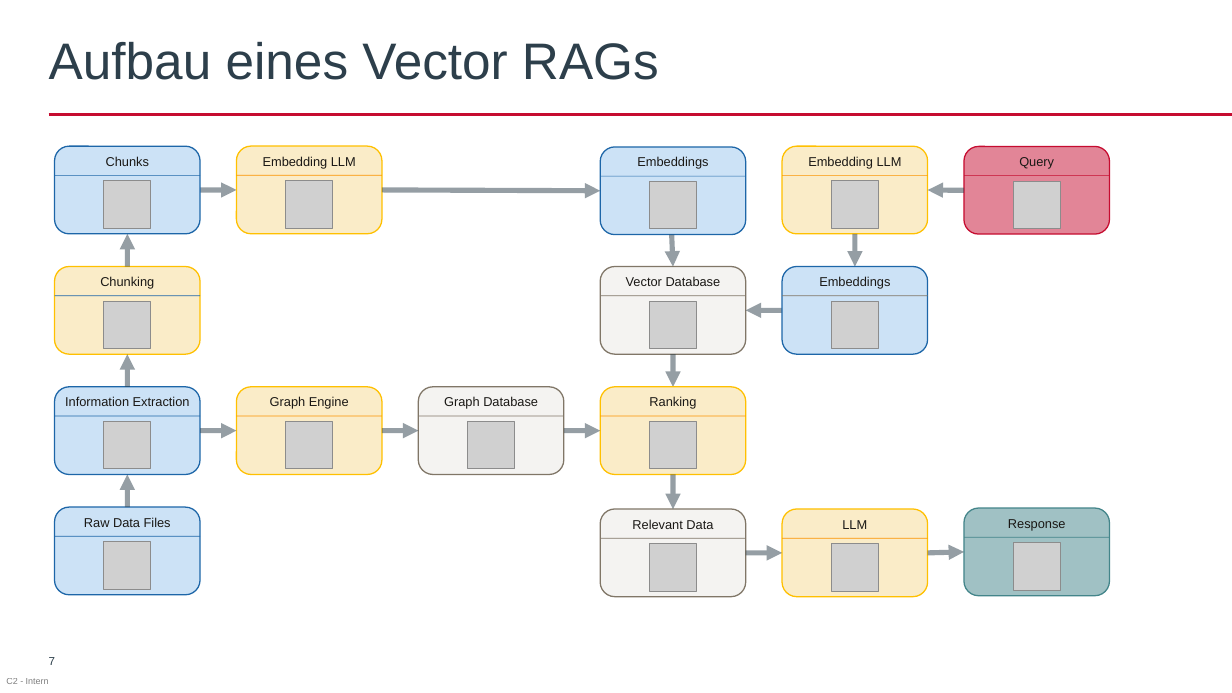
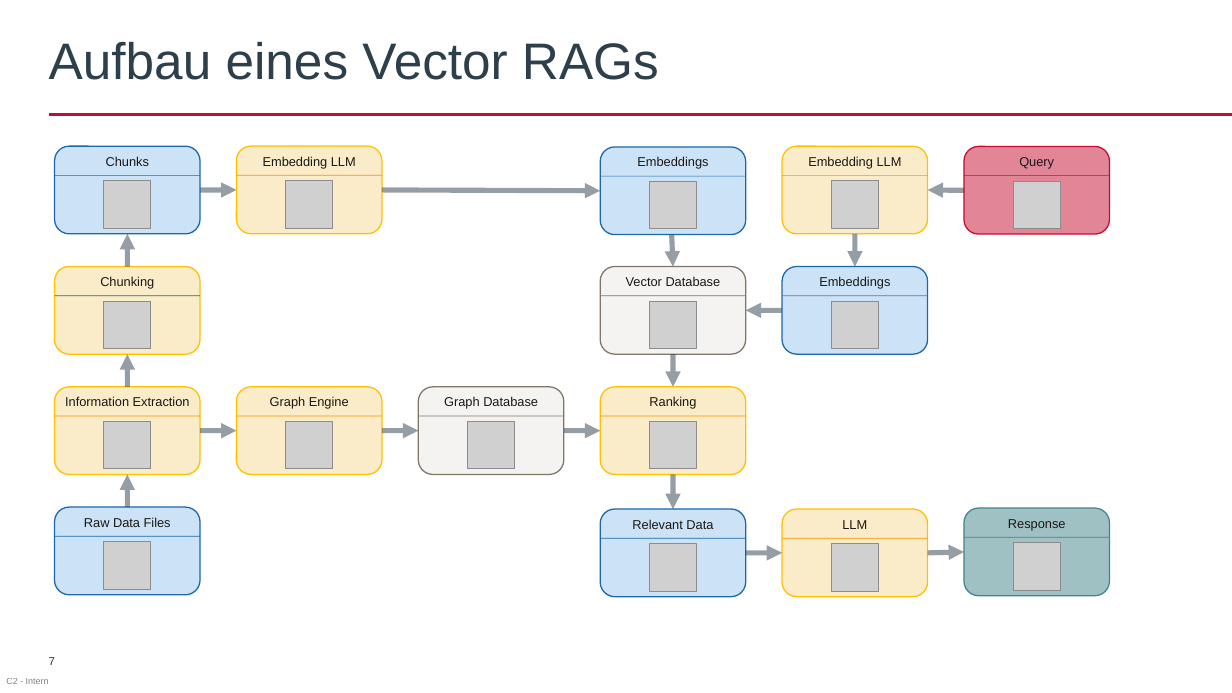
Before and after one commit to AkrosAG/RAG-Workshop, a slide deck: slide 7 of RAG_Workshop.pptx. Drawn at 1232x693 pixels with LibreOffice and Linux fonts; fonts in the diff are those of the drawing; grey boxes stand for pictures; background and template pictures are left out. Boxes give left, top, right and bottom in pixels: in the first picture for what was removed or moved away, otherwise in the second. Text is boxed around its words. In the diff, an @@ line names an element or a change of style, - is before the commit and + after.

```diff
--- a/RAG_Workshop.pptx
+++ b/RAG_Workshop.pptx
@@ rounded rectangle "Information Extraction" at [55, 387, 200, 475]: fill #9BC7EE at 50% opacity to #F7DB92 at 50% opacity; outline #1D66A8 1 pt to #FFC000 1 pt @@
@@ line (55, 416) - (201, 416): stroke #1D66A8 0.5 pt to #FA9400 0.5 pt @@
@@ rounded rectangle "Relevant Data" at [601, 509, 746, 597]: fill #EAE8E5 at 50% opacity to #9BC7EE at 50% opacity; outline #807667 1 pt to #1D66A8 1 pt @@
@@ line (601, 538) - (746, 538): stroke #807667 0.5 pt to #1D66A8 0.5 pt @@
```
Also in this commit, not shown: 16 other files.
